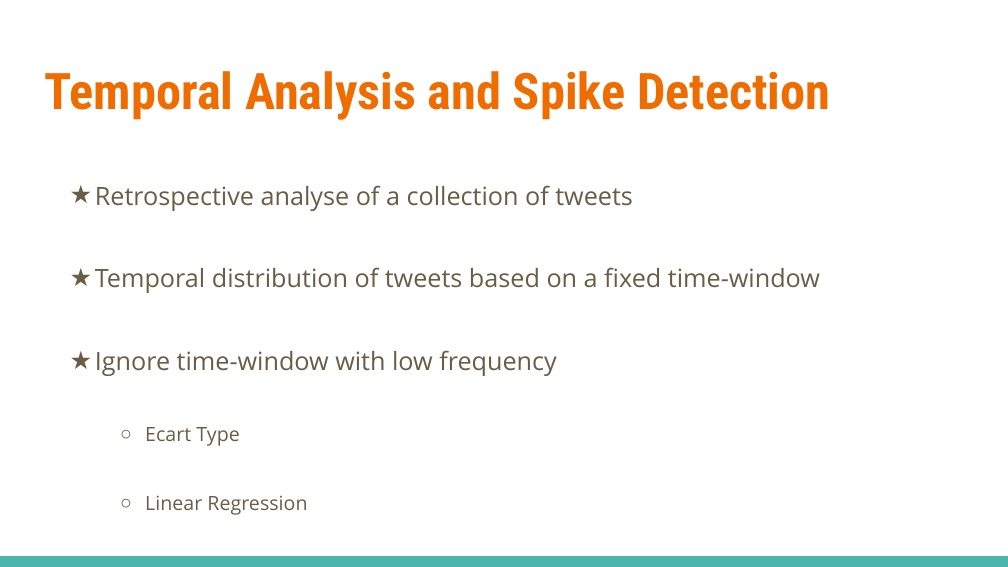
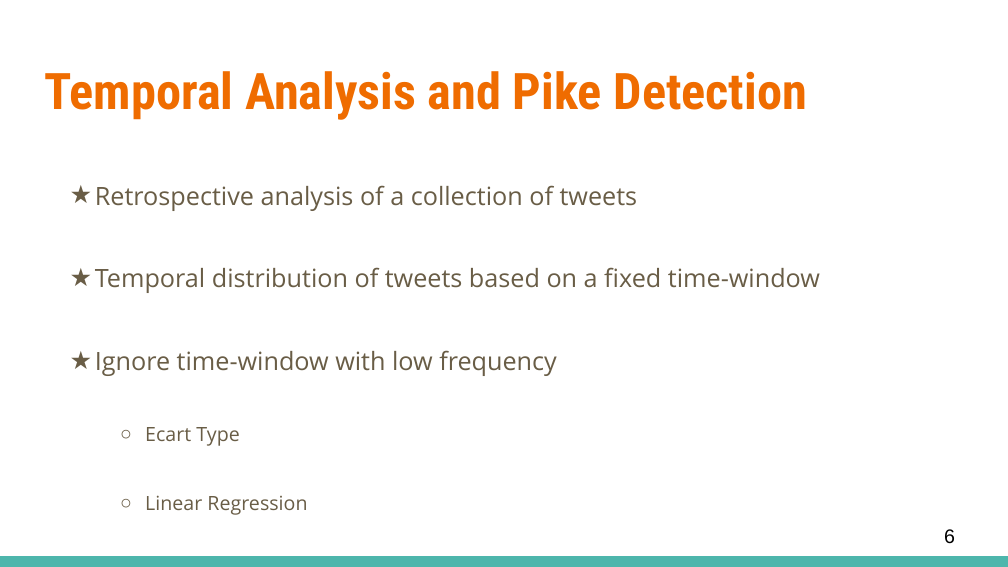
Before and after one commit to eamosse/mondephia, a slide deck: slide 6 of presi/Hackatal2016_pres.pptx. Drawn at 1008x567 pixels with LibreOffice and Linux fonts; fonts in the diff are those of the drawing. Boxes give left, top, right and bottom in pixels: in the first picture for what was removed or moved away, otherwise in the second. Text is boxed around its words. In the diff, an @@ line names an element or a change of style, - is before the commit and + after.

```diff
--- a/presi/Hackatal2016_pres.pptx
+++ b/presi/Hackatal2016_pres.pptx
@@ title at (x1=44, y1=71, x2=807, y2=120): text changed @@
-Temporal Analysis and Spike Detection
+Temporal Analysis and Pike Detection
@@ text at (x1=95, y1=185, x2=638, y2=211): text changed @@
-★ Retrospective analyse of a collection of tweets
+★ Retrospective analysis of a collection of tweets
@@ page number added at (x1=944, y1=529, x2=955, y2=544), 14 pt, text #000000 @@
+6
```
Also in this commit, not shown: 6 other slides changed, 6 slides added, 4 slides removed, 18 other files.
